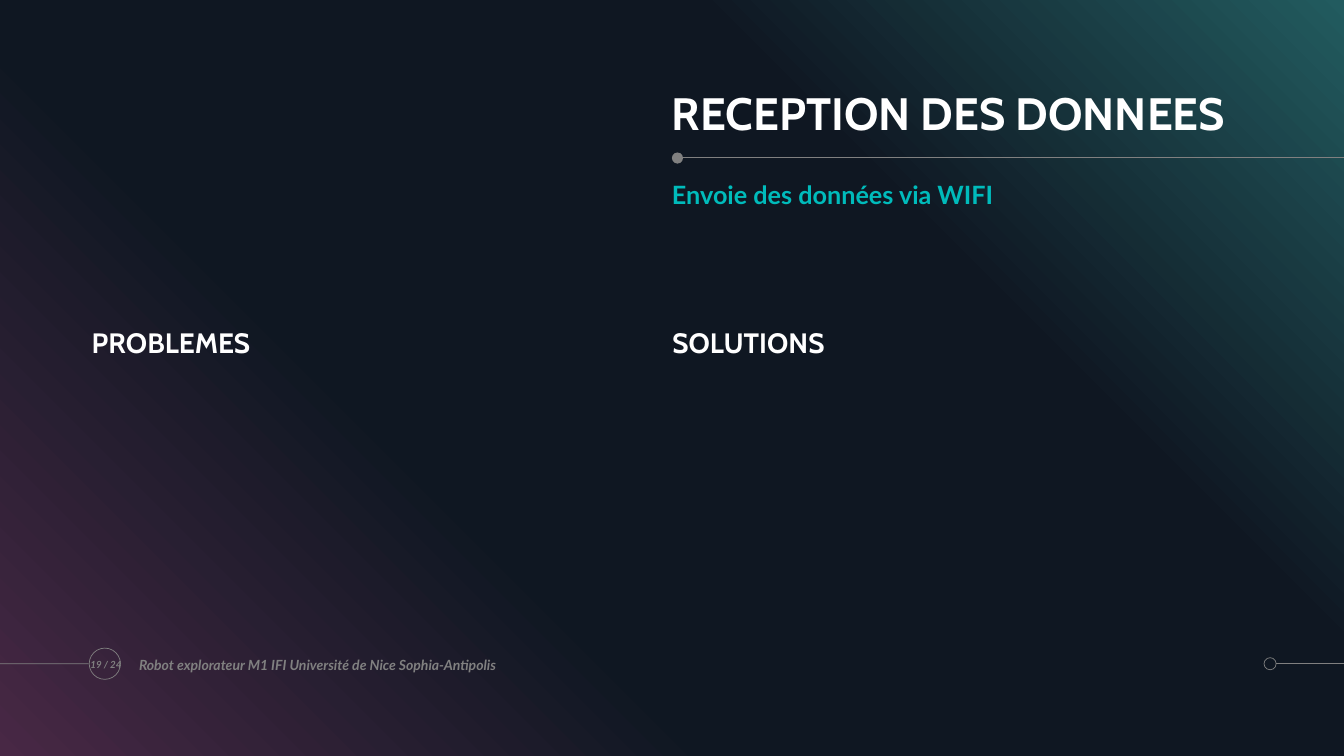
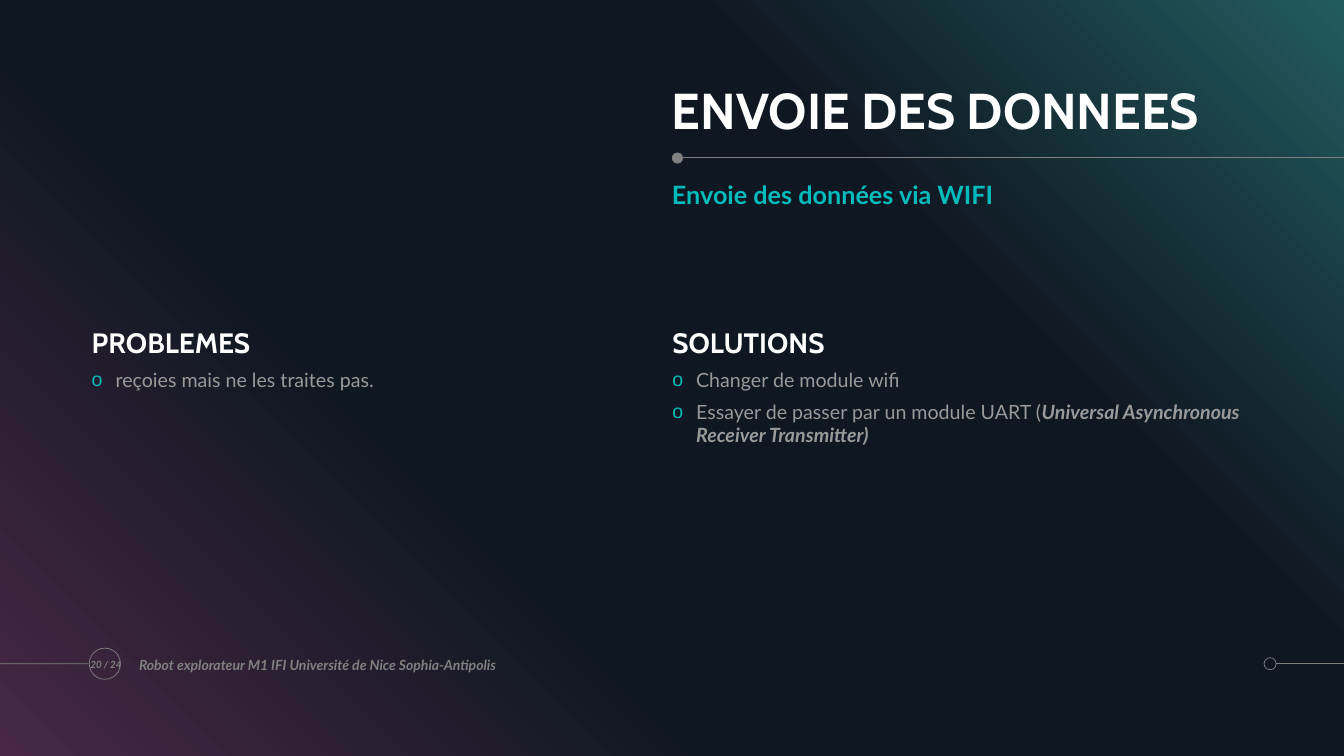
Before and after one commit to ChloeMaccarinelli/TER_M1_S2, a slide deck: slide 20 of doc/Diapo_LOTFI_MACCARINELLI_MARION.pptx (slide 19 before the commit). Drawn at 1344x756 pixels with LibreOffice and Linux fonts; fonts in the diff are those of the drawing. Boxes give left, top, right and bottom in pixels: in the first picture for what was removed or moved away, otherwise in the second. Text is boxed around its words. In the diff, an @@ line names an element or a change of style, - is before the commit and + after.

Commit message:
ajout partie wifi

```diff
--- a/doc/Diapo_LOTFI_MACCARINELLI_MARION.pptx
+++ b/doc/Diapo_LOTFI_MACCARINELLI_MARION.pptx
@@ title at (672, 93, 1199, 130): text changed; size 32.4 to 36 pt @@
-RECEPTION DES DONNEES
+ENVOIE DES DONNEES
@@ text added at (116, 372, 374, 391), 14 pt, text #999999 @@
+o reçoies mais ne les traites pas.
@@ text added at (696, 372, 1240, 445), 14 pt, text #999999 @@
+o Changer de module wifi
+o Essayer de passer par un module UART (Universal Asynchronous Receiver Transmitter)
```
Also in this commit, not shown: 1 slide added, 1 other file.
